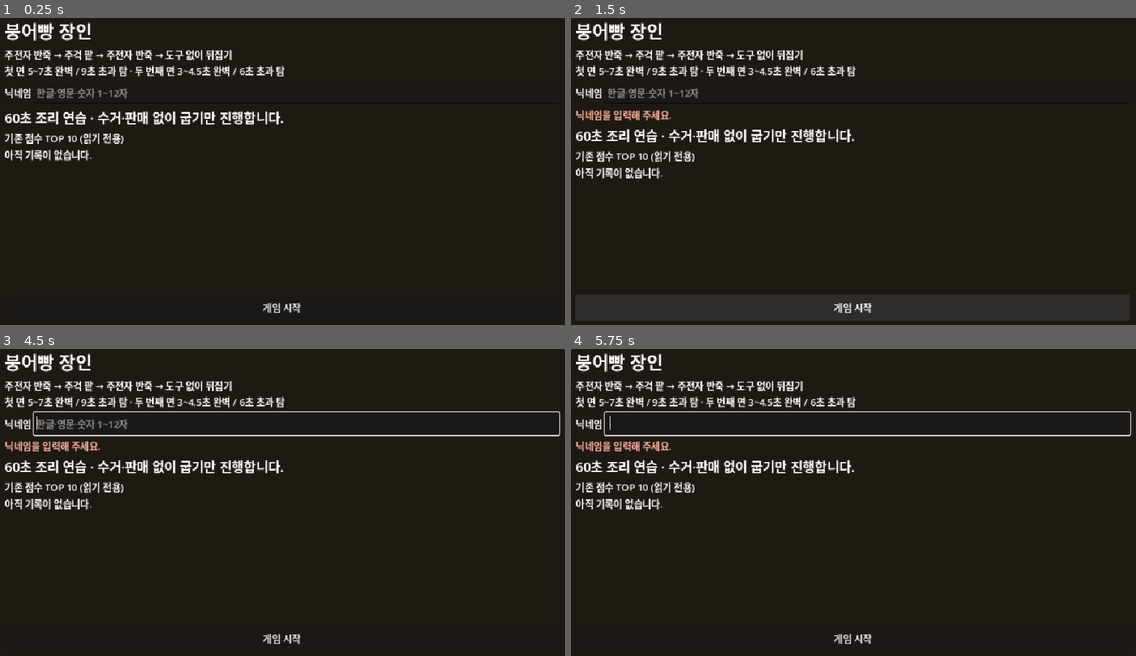
Above: before the commit, frames 1-4 (two rows, left to right).
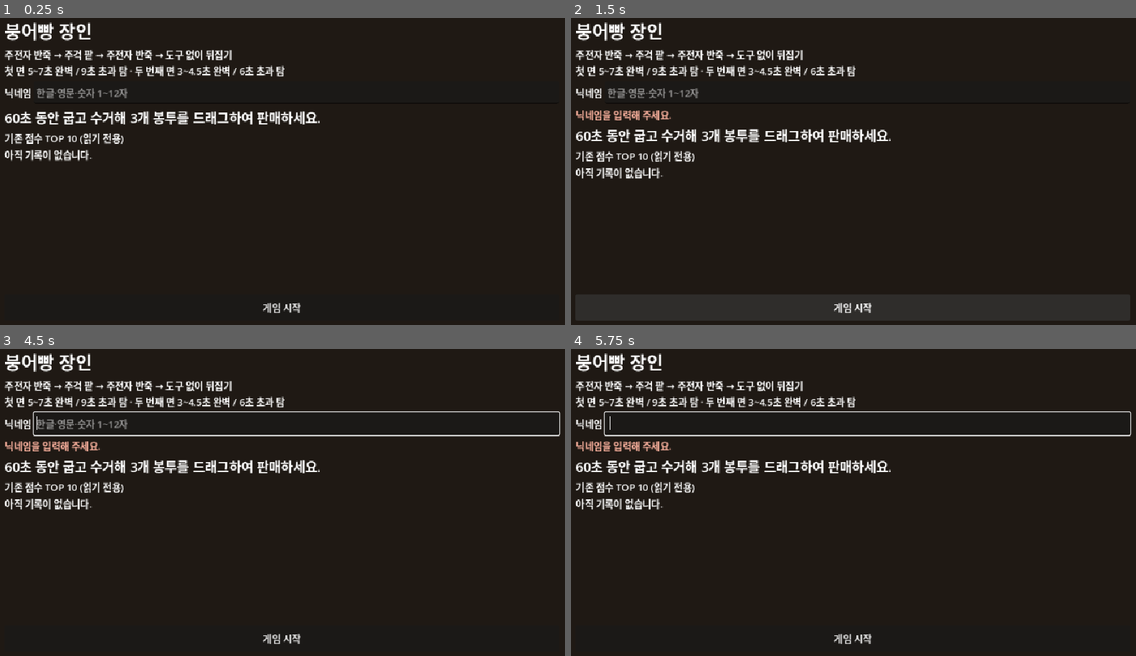
Above: after the commit, the same moments.

Repository: yeram109/bungeoppang-tycoon
Game: Godot game, scene res://scenes/main.tscn
Same seed, same stepped clock (60 frames per second), same inputs: the game is played once before the commit and once after it.
Inputs (mouse positions are in pixels of both pictures, inside the frame that each line leads up to):
- Up to frame 1 (0.25 s): no input
- Up to frame 2 (1.5 s): click "게임 시작" at 0.5 s; click "게임 시작" at 1.25 s
- Up to frame 3 (4.5 s): click "게임 시작" at 2 s; tap Enter at 2.75, 4.25 s; move the mouse to (406, 484) at 2.77 s; click (406, 484) at 2.92 s; tap Space at 3.5 s; drag from (169, 514) to (254, 563) at 3.52 s; move the mouse to (339, 428) at 4.27 s; click (339, 428) at 4.42 s
- Up to frame 4 (5.75 s): tap Space at 5 s; drag from (825, 563) to (678, 450) at 5.02 s

The runs differ from the first frame. In frame 1, 1.4% of the frame differs, in the area x 6-57%, y 30-35%; in frame 2, 1.3%; in frame 3, 1.3%; in frame 4, 1.3%.

Commit message:
feat: connect bag collection and drag-and-drop sales UI

Diff:
--- a/scripts/cooking_mold_view.gd
+++ b/scripts/cooking_mold_view.gd
@@ -58,7 +58,7 @@
 			Mold.State.READY: hint = "맛있는 붕어빵" if mold.quality == Mold.Quality.DELICIOUS else "일반 붕어빵"
 			Mold.State.BURNT: hint = "탄 붕어빵 · 틀에 남음"
 		cook_button.text = "%s · %s\n%s" % [phase, quality_text, hint]
-		hint = "계속 조리 중 · 수거 미지원" if mold.state == Mold.State.READY else ("수거 미지원" if mold.state == Mold.State.BURNT else "첫 면 5~7초 / 두 번째 면 3~4.5초 완벽")
+		hint = "계속 조리 중 · 도구 없이 클릭 수거" if mold.state == Mold.State.READY else ("도구 없이 클릭 수거" if mold.state == Mold.State.BURNT else "첫 면 5~7초 / 두 번째 면 3~4.5초 완벽")
 	feedback_label.text = message if not message.is_empty() else hint
 	feedback_label.modulate = Color("ffb4a0") if not message.is_empty() else Color.WHITE
 	button_style.bg_color = color
--- a/scripts/main.gd
+++ b/scripts/main.gd
@@ -28,6 +28,16 @@
 var action_button: Button
 var result_label: Label
 var has_started := false
+const Mold = preload("res://scripts/cooking_mold.gd")
+var sales_row: HBoxContainer
+var bag_button: Button
+var sale_zone: PanelContainer
+var bag_hint: Label
+var revenue_label: Label
+var drag_preview: Label
+var dragging := false
+var dragged_bag_id := -1
+
 
 func _ready() -> void:
 	ranking = RankingStore.new(ranking_path)
@@ -50,6 +60,9 @@
 	status_label = Label.new()
 	status_label.add_theme_font_size_override("font_size", 22)
 	header.add_child(status_label)
+	revenue_label = Label.new()
+	revenue_label.add_theme_font_size_override("font_size", 20)
+	header.add_child(revenue_label)
 	var help := Label.new()
 	help.text = "주전자 반죽 → 주걱 팥 → 주전자 반죽 → 도구 없이 뒤집기\n첫 면 5~7초 완벽 / 9초 초과 탐 · 두 번째 면 3~4.5초 완벽 / 6초 초과 탐"
 	help.add_theme_font_size_override("font_size", 16)
@@ -118,6 +131,37 @@
 		row.add_child(view)
 		view.mold_clicked.connect(_on_mold_clicked.bind(index))
 		mold_views.append(view)
+	sales_row = HBoxContainer.new()
+	column.add_child(sales_row)
+	bag_button = Button.new()
+	bag_button.focus_mode = Control.FOCUS_NONE
+	bag_button.custom_minimum_size = Vector2(300, 64)
+	bag_button.gui_input.connect(_on_bag_input)
+	sales_row.add_child(bag_button)
+	bag_hint = Label.new()
+	bag_hint.size_flags_horizontal = Control.SIZE_EXPAND_FILL
+	bag_hint.add_theme_font_size_override("font_size", 14)
+	sales_row.add_child(bag_hint)
+	sale_zone = PanelContainer.new()
+	sale_zone.custom_minimum_size = Vector2(210, 64)
+	var zone_style := StyleBoxFlat.new()
+	zone_style.bg_color = Color("35594b")
+	zone_style.set_corner_radius_all(8)
+	sale_zone.add_theme_stylebox_override("panel", zone_style)
+	var zone_label := Label.new()
+	zone_label.text = "판매 영역\n3개 봉투를 여기에 놓기"
+	zone_label.horizontal_alignment = HORIZONTAL_ALIGNMENT_CENTER
+	zone_label.mouse_filter = Control.MOUSE_FILTER_IGNORE
+	sale_zone.add_child(zone_label)
+	sales_row.add_child(sale_zone)
+	drag_preview = Label.new()
+	drag_preview.mouse_filter = Control.MOUSE_FILTER_IGNORE
+	drag_preview.z_index = 101
+	drag_preview.add_theme_color_override("font_color", Color("ffe2a5"))
+	drag_preview.add_theme_color_override("font_outline_color", Color.BLACK)
+	drag_preview.add_theme_constant_override("outline_size", 6)
+	add_child(drag_preview)
+	get_window().focus_exited.connect(_cancel_bag_drag)
 	result_label = Label.new()
 	result_label.add_theme_font_size_override("font_size", 22)
 	column.add_child(result_label)
@@ -208,6 +252,8 @@
 	save_label.text = ""
 	result_recorded = false
 	has_started = true
+	_cancel_bag_drag()
+	bag_hint.text = "3개를 모아 판매 영역으로\n취소: Esc / 우클릭"
 	session.start(Time.get_ticks_usec())
 	_render(Time.get_ticks_usec())
 
@@ -218,20 +264,79 @@
 	_render(now)
 
 func _on_mold_clicked(index: int) -> void:
-	var now := Time.get_ticks_usec()
-	session.click_mold(index, now)
+	click_mold_at(index, Time.get_ticks_usec())
+
+# UI routing takes an explicit monotonic timestamp for boundary regression tests.
+func click_mold_at(index: int, now: int) -> void:
+	session.advance(now)
+	if not dragging and session.running and index >= 0 and index < Session.MOLD_COUNT:
+		var collectible: bool = session.molds[index].state in [Mold.State.READY, Mold.State.BURNT]
+		if collectible and session.selected_tool == Session.Tool.NONE:
+			var collected: bool = session.collect(index, now)
+			session.feedback[index] = "봉투에 수거 완료" if collected else "봉투가 가득 찼습니다 · 먼저 판매하세요"
+			session.feedback_at[index] = now
+		else:
+			session.click_mold(index, now)
+			if collectible:
+				session.feedback[index] = "도구를 해제한 뒤 수거하세요"
 	_finish_if_needed()
 	_render(now)
 
 func _on_tool_pressed(tool: Session.Tool) -> void:
 	var now := Time.get_ticks_usec()
-	session.select_tool(tool, now)
+	if not dragging:
+		session.select_tool(tool, now)
 	_finish_if_needed()
 	_render(now)
 
+func _on_bag_input(event: InputEvent) -> void:
+	if event is InputEventMouseButton and event.button_index == MOUSE_BUTTON_LEFT and event.pressed:
+		begin_bag_drag(Time.get_ticks_usec())
+		bag_button.accept_event()
+
+func begin_bag_drag(now: int) -> void:
+	session.advance(now)
+	if session.running and not dragging:
+		if session.bag.items.size() == 3:
+			dragging = true
+			dragged_bag_id = session.bag.id
+			bag_hint.text = "판매 영역에 놓으세요\n취소: Esc / 우클릭"
+		else:
+			bag_hint.text = "3개를 모아야 판매할 수 있습니다"
+	_finish_if_needed()
+	_render(now)
+
+func drop_bag_at(point: Vector2, now: int) -> void:
+	var was_dragging := dragging
+	var token := dragged_bag_id
+	_cancel_bag_drag()
+	session.advance(now)
+	if was_dragging and session.running:
+		if sale_zone.get_global_rect().has_point(point):
+			var result: Dictionary = session.sell_bag(token, now)
+			bag_hint.text = "판매 완료 · 새 봉투 준비" if result.sold else "판매할 수 없는 봉투입니다"
+		else:
+			bag_hint.text = "영역 밖 · 봉투를 돌려놓았습니다"
+	_finish_if_needed()
+	_render(now)
+
+func _cancel_bag_drag() -> void:
+	if dragging:
+		bag_hint.text = "드래그 취소 · 내용은 유지됩니다"
+	dragging = false
+	dragged_bag_id = -1
+	if is_instance_valid(drag_preview):
+		drag_preview.hide()
+
 func _input(event: InputEvent) -> void:
+	if dragging:
+		if event is InputEventKey and event.pressed and event.keycode == KEY_ESCAPE:
+			_cancel_bag_drag()
+		elif event is InputEventMouseButton and event.button_index == MOUSE_BUTTON_LEFT and not event.pressed:
+			drop_bag_at(get_global_mouse_position(), Time.get_ticks_usec())
 	if event is InputEventMouseButton and event.button_index == MOUSE_BUTTON_RIGHT and event.pressed:
 		var now := Time.get_ticks_usec()
+		_cancel_bag_drag()
 		session.cancel_tool(now)
 		_finish_if_needed()
 		_render(now)
@@ -247,17 +352,28 @@
 	for index in mold_views.size():
 		var message: String = session.feedback[index] if now - session.feedback_at[index] < 1_200_000 else ""
 		mold_views[index].render(session.molds[index], index, display_time, session.running, message)
-	result_label.text = "%s 님 · 시간 종료!\n조리 연습 완료 · 판매 및 기록 저장은 지원하지 않습니다." % player_nickname if ended else "60초 조리 연습 · 수거·판매 없이 굽기만 진행합니다."
+	result_label.text = "%s 님 · 시간 종료!\n총 판매 금액 %d원" % [player_nickname, session.revenue] if ended else "60초 동안 굽고 수거해 3개 봉투를 드래그하여 판매하세요."
 	result_label.visible = not session.running
 	tool_row.visible = session.running
 	batter_button.set_pressed_no_signal(session.selected_tool == Session.Tool.BATTER)
 	filling_button.set_pressed_no_signal(session.selected_tool == Session.Tool.FILLING)
 	batter_button.disabled = not session.running
 	filling_button.disabled = not session.running
-	tool_status.text = "도구 없음 · 뒤집기 가능" if session.selected_tool == Session.Tool.NONE else "같은 도구 / 우클릭으로 해제"
+	tool_status.text = "도구 없음 · 뒤집기 / 수거" if session.selected_tool == Session.Tool.NONE else "같은 도구 / 우클릭으로 해제"
 	tool_cursor.text = "▰ 주전자 · 반죽" if session.selected_tool == Session.Tool.BATTER else "▱ 주걱 · 팥"
-	tool_cursor.visible = session.running and session.selected_tool != Session.Tool.NONE
+	tool_cursor.visible = session.running and session.selected_tool != Session.Tool.NONE and not dragging
 	tool_cursor.position = (get_local_mouse_position() + Vector2(18, 18)).clamp(Vector2.ZERO, (size - tool_cursor.size).max(Vector2.ZERO))
+	sales_row.visible = session.running
+	revenue_label.visible = has_started
+	revenue_label.text = "수익 %d원" % session.revenue
+	var contents: PackedStringArray = []
+	for quality in session.bag.items:
+		contents.append({Mold.Quality.DELICIOUS: "맛있는", Mold.Quality.NORMAL: "일반", Mold.Quality.BURNT: "탄"}[quality])
+	bag_button.text = "종이봉투 %d/3\n%s" % [contents.size(), " · ".join(contents) if not contents.is_empty() else "빈 봉투"]
+	bag_button.modulate.a = 0.45 if dragging else 1.0
+	drag_preview.text = bag_button.text
+	drag_preview.visible = dragging and session.running
+	drag_preview.position = (get_local_mouse_position() + Vector2(18, 18)).clamp(Vector2.ZERO, (size - drag_preview.size).max(Vector2.ZERO))
 	action_button.visible = not session.running
 	action_button.text = "다시 하기" if ended else "게임 시작"
 	nickname_row.visible = not has_started
@@ -270,9 +386,10 @@
 func _finish_if_needed() -> void:
 	if not has_started or session.running or result_recorded:
 		return
-	# G001-B has no sales. Never append a zero score or rewrite legacy rankings.
+	# Currency rankings are deferred to G003; preserve legacy score records.
+	_cancel_bag_drag()
 	result_recorded = true
-	save_label.text = "이번 연습은 랭킹에 저장하지 않습니다. 기존 기록은 유지됩니다."
+	save_label.text = "이번 수익은 랭킹에 저장하지 않습니다. 기존 기록은 유지됩니다."
 
 func _show_start() -> void:
 	if session.running:
--- /dev/null
+++ b/tests/test_sales_ui.gd
@@ -0,0 +1,154 @@
+extends SceneTree
+const Mold = preload("res://scripts/cooking_mold.gd")
+var checks := 0
+var failures := 0
+func _initialize() -> void:
+	call_deferred("run")
+func check(ok: bool, message: String) -> void:
+	checks += 1
+	if not ok:
+		failures += 1
+		push_error(message)
+func cook(main, index: int, quality: int, now: int) -> void:
+	var s = main.session
+	if quality == Mold.Quality.BURNT:
+		s.board.add_batter(index, now - 10_000_000)
+	else:
+		s.board.add_batter(index, now - (8_000_000 if quality == Mold.Quality.DELICIOUS else 10_000_000))
+		s.board.add_filling(index, now - (8_000_000 if quality == Mold.Quality.DELICIOUS else 10_000_000))
+		s.board.add_batter(index, now - (8_000_000 if quality == Mold.Quality.DELICIOUS else 10_000_000))
+		s.board.flip(index, now - (3_000_000 if quality == Mold.Quality.DELICIOUS else 5_000_000))
+	s.advance(now)
+func run() -> void:
+	var main = load("res://scenes/main.tscn").instantiate()
+	main.ranking_path = "res://.tools/test-data/bag-ui-%d.json" % Time.get_ticks_usec()
+	root.add_child(main)
+	main.set_process(false)
+	main.nickname_input.text = "봉투검사"
+	main.action_button.pressed.emit()
+	main.session.start(0)
+	main._render(0)
+	await process_frame
+	await process_frame
+	check(main.get_global_rect().encloses(main.sales_row.get_global_rect()), "bag and sale zone fit 960x540")
+	for view in main.mold_views:
+		check(main.get_global_rect().encloses(view.get_global_rect()), "all molds fit")
+	var inside: Vector2 = main.sale_zone.get_global_rect().get_center()
+	var outside := Vector2(-1, -1)
+	for count in 3:
+		main.begin_bag_drag(10_000_000)
+		check(not main.dragging, "incomplete bag cannot drag")
+		cook(main, count, Mold.Quality.BURNT, 10_000_000)
+		main.click_mold_at(count, 10_000_000)
+		check(main.session.bag.items.size() == count + 1, "UI collects burnt")
+		check(main.session.molds[count].state == Mold.State.EMPTY, "successful collection empties mold")
+	check(main.bag_button.text.contains("탄 · 탄 · 탄"), "quality snapshots displayed")
+	cook(main, 3, Mold.Quality.BURNT, 10_000_000)
+	main.click_mold_at(3, 10_000_000)
+	check(main.session.molds[3].state == Mold.State.BURNT and main.session.bag.items.size() == 3, "full bag preserves rejected mold")
+	check(main.mold_views[3].feedback_label.text.contains("가득"), "full bag guidance")
+	main.begin_bag_drag(10_000_000)
+	check(main.dragging and main.drag_preview.visible, "full bag starts drag preview")
+	main.drop_bag_at(outside, 10_000_000)
+	check(not main.dragging and main.session.bag.items.size() == 3 and main.session.revenue == 0, "outside drop preserves contents")
+	for cancel in ["escape", "right", "focus"]:
+		main.begin_bag_drag(10_000_000)
+		if cancel == "focus":
+			main.get_window().focus_exited.emit()
+		elif cancel == "escape":
+			var event := InputEventKey.new()
+			event.keycode = KEY_ESCAPE
+			event.pressed = true
+			main._input(event)
+		else:
+			# Real-time input handler; align the fixture clock before invoking it.
+			main.session.started_at = Time.get_ticks_usec()
+			var event := InputEventMouseButton.new()
+			event.button_index = MOUSE_BUTTON_RIGHT
+			event.pressed = true
+			main._input(event)
+		check(not main.dragging and main.session.bag.items.size() == 3, "cancel preserves bag: " + cancel)
+	main.session.started_at = 0
+	var token: int = main.session.bag.id
+	main.begin_bag_drag(10_000_000)
+	main.drop_bag_at(inside, 10_000_000)
+	check(main.session.bag.id != token and main.session.bag.items.is_empty() and main.session.revenue == 0, "zero sale replaces bag")
+	check(main.bag_hint.text.contains("판매 완료"), "zero sold acknowledged")
+	main.drop_bag_at(inside, 10_000_000)
+	check(main.session.bag.id == token + 1, "duplicate drop ignored")
+	for quality in [Mold.Quality.DELICIOUS, Mold.Quality.NORMAL, Mold.Quality.BURNT]:
+		main.session.start(0)
+		for index in 3:
+			cook(main, index, quality, 10_000_000)
+			main.click_mold_at(index, 10_000_000)
+		check(main.session.bag.items == [quality, quality, quality], "UI preserves collected quality")
+		main.begin_bag_drag(10_000_000)
+		main.drop_bag_at(inside, 10_000_000)
+		var expected: int = {Mold.Quality.DELICIOUS: 2000, Mold.Quality.NORMAL: 1000, Mold.Quality.BURNT: 0}[quality]
+		check(main.session.revenue == expected and main.revenue_label.text == "수익 %d원" % expected, "sale updates revenue label")
+	# Collection refreshes READY quality at the actual click, not the last frame.
+	for elapsed in [4_500_000, 4_500_001, 6_000_000, 6_000_001]:
+		main.session.start(0)
+		cook(main, 0, Mold.Quality.DELICIOUS, 10_000_000)
+		main.click_mold_at(0, 7_000_000 + elapsed)
+		var expected: int = Mold.Quality.DELICIOUS if elapsed <= 4_500_000 else (Mold.Quality.NORMAL if elapsed <= 6_000_000 else Mold.Quality.BURNT)
+		check(main.session.bag.items == [expected], "click refreshes quality boundary")
+	main.session.start(0)
+	cook(main, 0, Mold.Quality.DELICIOUS, 10_000_000)
+	main.session.select_tool(main.Session.Tool.BATTER, 10_000_000)
+	main.click_mold_at(0, 10_000_000)
+	check(main.session.bag.items.is_empty() and main.session.molds[0].state == Mold.State.READY, "held tool cannot collect through UI")
+	check(main.session.selected_tool == main.Session.Tool.BATTER and main.mold_views[0].feedback_label.text.contains("해제"), "held tool stays selected with guidance")
+	main.session.cancel_tool(10_000_000)
+	main.click_mold_at(0, 10_000_000)
+	check(main.session.bag.items == [Mold.Quality.DELICIOUS], "deselect permits collection")
+	# Consecutive sales accumulate once; an old drag token cannot sell a refilled bag.
+	main.session.start(0)
+	for sale_index in 2:
+		for index in 3:
+			cook(main, index, Mold.Quality.DELICIOUS, 10_000_000)
+			main.click_mold_at(index, 10_000_000)
+		main.begin_bag_drag(10_000_000)
+		main.drop_bag_at(inside, 10_000_000)
+		check(main.session.revenue == (sale_index + 1) * 2000, "consecutive revenue accumulates once")
+	for index in 3:
+		cook(main, index, Mold.Quality.DELICIOUS, 10_000_000)
+		main.click_mold_at(index, 10_000_000)
+	main.begin_bag_drag(10_000_000)
+	main.dragged_bag_id -= 1
+	main.drop_bag_at(inside, 10_000_000)
+	check(main.session.bag.items.size() == 3 and main.session.revenue == 4000, "stale drag cannot consume newer bag")
+	check(main.bag_hint.text.contains("없는"), "failed sale feedback")
+	for offset in [-1, 0, 1]:
+		main.session.start(0)
+		main.result_recorded = false
+		for index in 3:
+			cook(main, index, Mold.Quality.DELICIOUS, 10_000_000)
+			main.click_mold_at(index, 10_000_000)
+		main.begin_bag_drag(59_999_998)
+		main.drop_bag_at(inside, 60_000_000 + offset)
+		check(main.session.revenue == (2000 if offset < 0 else 0), "deadline drop boundary")
+		check(not main.dragging and main.session.bag.items.is_empty(), "drop or end clears drag and bag")
+		if offset >= 0:
+			check(not main.sales_row.visible and not main.drag_preview.visible, "end hides bag and preview")
+			check(main.result_label.text.contains("0원"), "result shows actual revenue")
+	main.action_button.pressed.emit()
+	check(main.session.running and main.session.revenue == 0 and main.session.bag.items.is_empty() and not main.dragging, "retry resets")
+	# Real button signals collect and gui_input starts drag.
+	var now := Time.get_ticks_usec()
+	for index in 3:
+		cook(main, index, Mold.Quality.BURNT, now)
+		main.mold_views[index].cook_button.pressed.emit()
+	var press := InputEventMouseButton.new()
+	press.button_index = MOUSE_BUTTON_LEFT
+	press.pressed = true
+	main.bag_button.gui_input.emit(press)
+	check(main.dragging and main.session.bag.items.size() == 3, "actual button and bag signals wired")
+	main.session.started_at = Time.get_ticks_usec() - main.Session.DURATION_USEC
+	main._process(0)
+	check(not main.dragging and not main.drag_preview.visible and main.session.bag.items.is_empty(), "process expiry cancels active drag")
+	check(not FileAccess.file_exists(main.ranking_path), "no legacy ranking write")
+	main.queue_free()
+	await process_frame
+	print("G002-B TESTS: %d checks, %d failures" % [checks, failures])
+	quit(1 if failures else 0)
Not shown, added: tests/test_sales_ui.gd.uid
